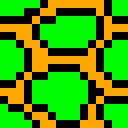
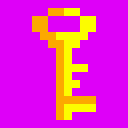
Layers edited between the first and the second 128 x 128 image:
added layer "Layer 20" above "Layer 14" over [32, 8, 96, 120]
hid "Layer 4" over [0, 0, 128, 128]
hid "Layer 3" over [32, 40, 96, 80]
painted on "Background" over [0, 0, 128, 128]
